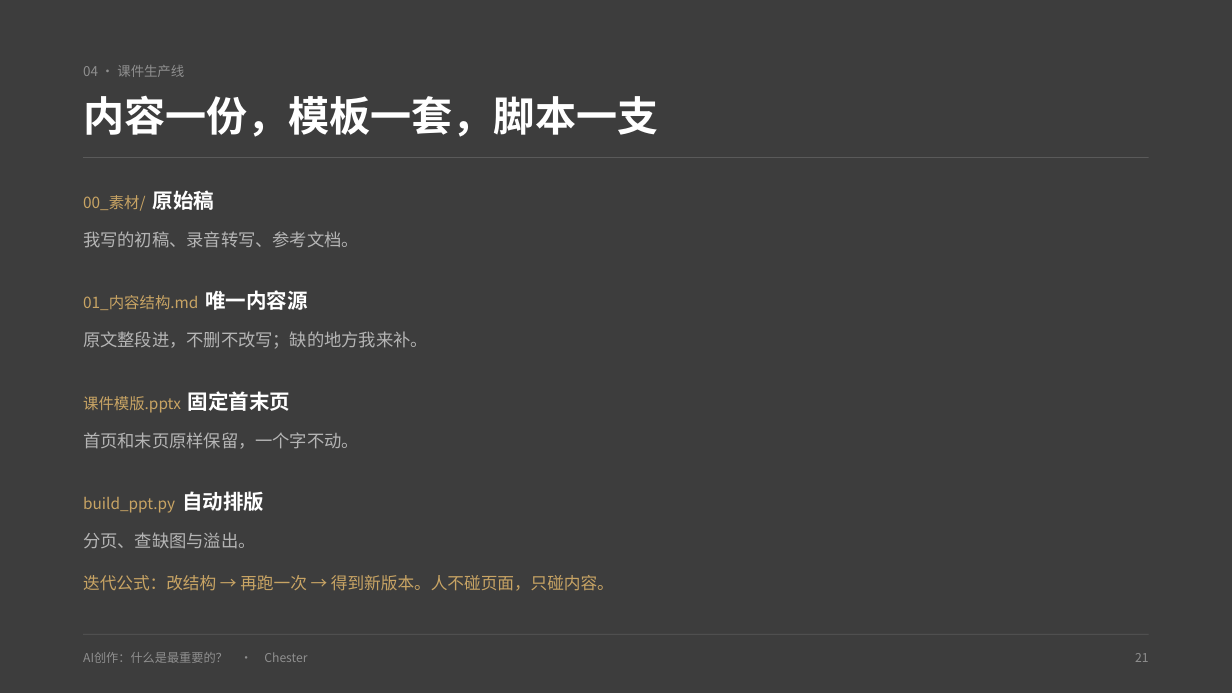
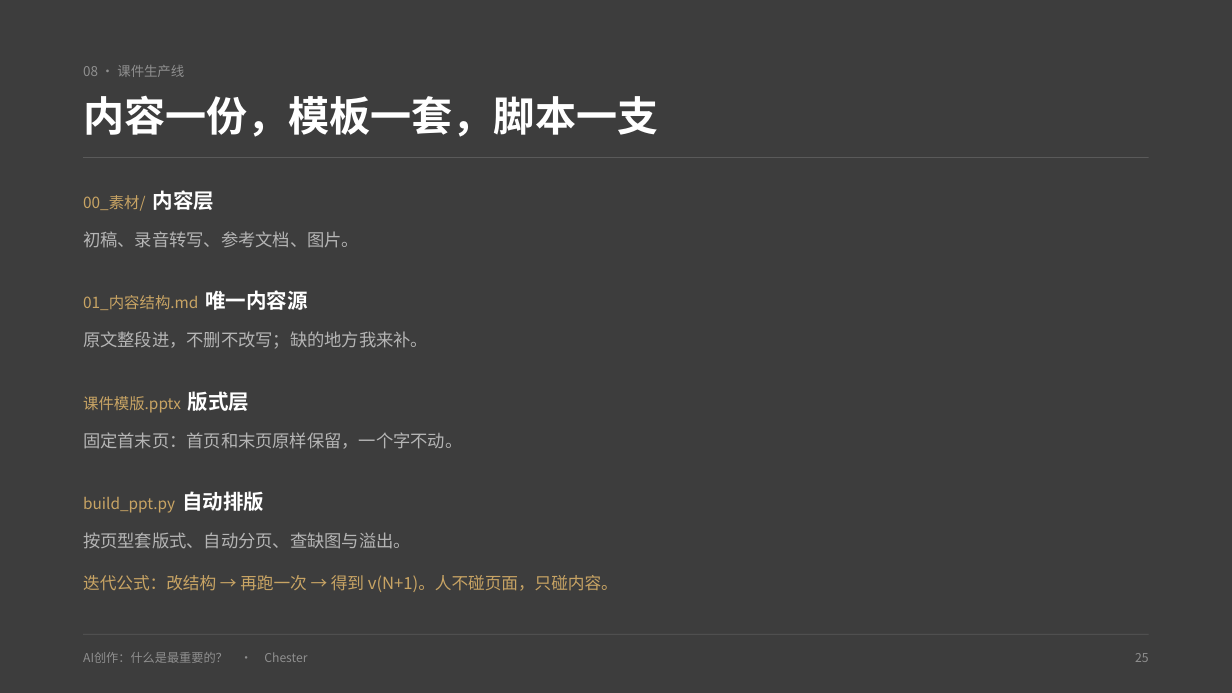
Before and after one commit to chengzilala/personal-site, a slide deck: slide 25 of web/talks/ai-creation/deck.pptx (slide 21 before the commit). Drawn at 1232x693 pixels with LibreOffice and Linux fonts; fonts in the diff are those of the drawing. Boxes give left, top, right and bottom in pixels: in the first picture for what was removed or moved away, otherwise in the second. Text is boxed around its words. In the diff, an @@ line names an element or a change of style, - is before the commit and + after.

Commit message:
更新课程：AI创作，PART 04 并入协作架构图并清理重复页
结构化并入 5 页手排 HTML（协作架构/三个词/现场拆解/课件生产线/真实案例），
删除与之重复的旧 PART 04 共 12 页，放映版由 39 页收敛到 26 页；
同时同步悉达多互动版课程页。

```diff
--- a/web/talks/ai-creation/deck.pptx
+++ b/web/talks/ai-creation/deck.pptx
@@ text at (83, 65, 184, 77): text changed @@
-04 · 课件生产线
+08 · 课件生产线
@@ text at (83, 190, 214, 211): text changed @@
-00_素材/ 原始稿
+00_素材/ 内容层
@@ text at (83, 231, 359, 248): text changed @@
-我写的初稿、录音转写、参考文档。
+初稿、录音转写、参考文档、图片。
@@ text at (83, 391, 249, 413): text changed @@
-课件模版.pptx 固定首末页
+课件模版.pptx 版式层
@@ text at (83, 432, 462, 449): text changed @@
-首页和末页原样保留，一个字不动。
+固定首末页：首页和末页原样保留，一个字不动。
@@ text at (83, 532, 411, 549): text changed @@
-分页、查缺图与溢出。
+按页型套版式、自动分页、查缺图与溢出。
@@ text at (83, 575, 618, 592): text changed @@
-迭代公式：改结构 → 再跑一次 → 得到新版本。人不碰页面，只碰内容。
+迭代公式：改结构 → 再跑一次 → 得到 v(N+1)。人不碰页面，只碰内容。
@@ text at (1135, 653, 1148, 662): text changed @@
-21
+25
```
Also in this commit, not shown: 10 other slides changed, 4 slides added, 12 other files.
